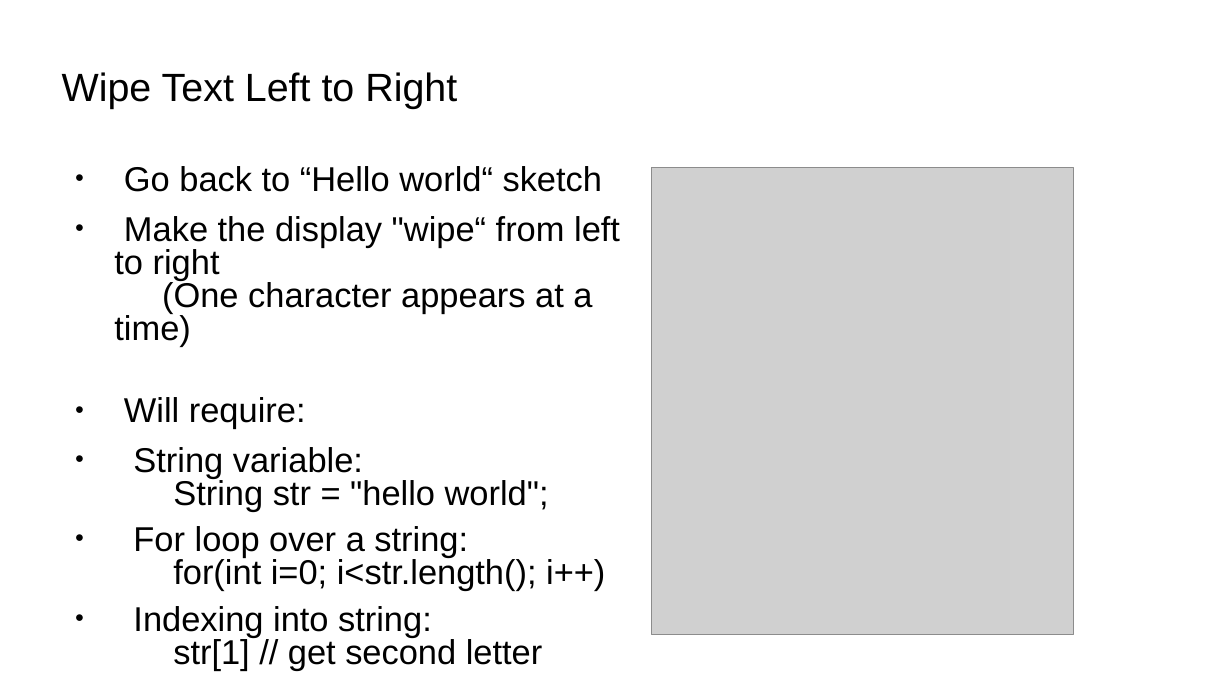
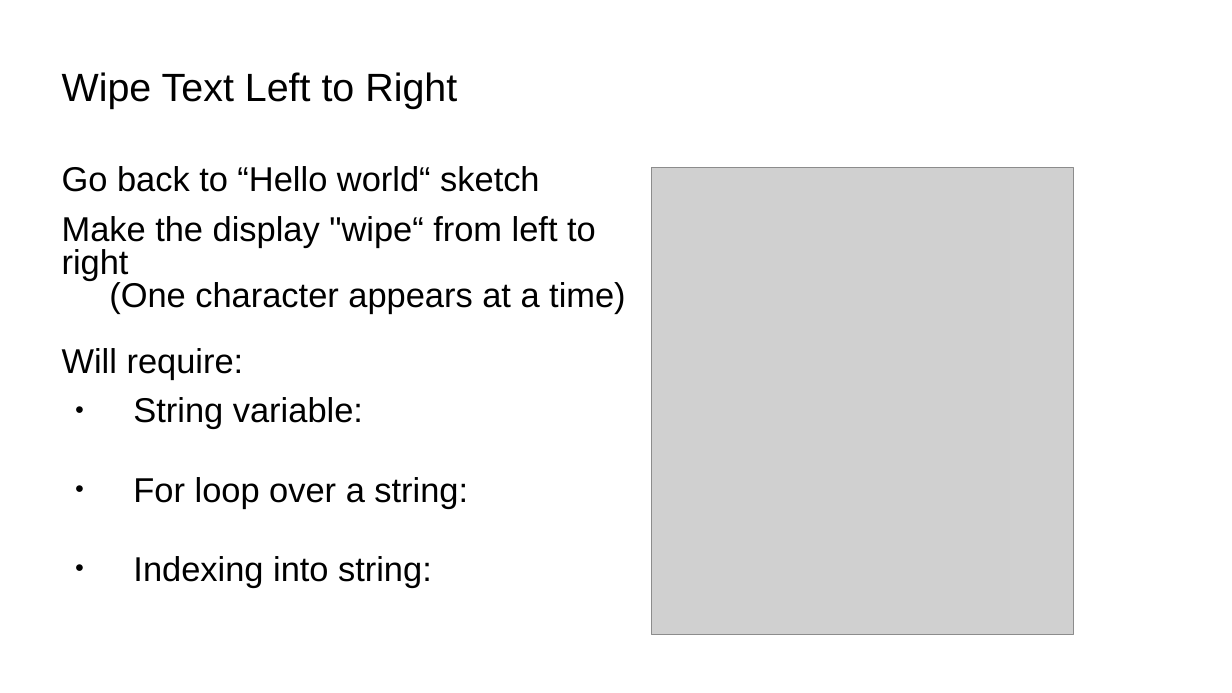
Before and after one commit to bradakelly/ArduinoDevelopmentWorkshop, a slide deck: slide 21 of CourseSlideshow.odp. Drawn at 1232x693 pixels with LibreOffice and Linux fonts; fonts in the diff are those of the drawing; grey boxes stand for pictures; background and template pictures are left out. Boxes give left, top, right and bottom in pixels: in the first picture for what was removed or moved away, otherwise in the second. Text is boxed around its words. In the diff, an @@ line names an element or a change of style, - is before the commit and + after.

Commit message:
Formatted code sections for coloring

```diff
--- a/CourseSlideshow.odp
+++ b/CourseSlideshow.odp
@@ text at (x1=62, y1=166, x2=539, y2=192): bullet ● to none @@
@@ text at (x1=62, y1=216, x2=625, y2=587): text changed @@
-● Make the display "wipe“ from left to right
-  (One character appears at a time)
-● Will require:
-● String variable:
-  String str = "hello world";
-● For loop over a string:
-  for(int i=0; i<str.length(); i++)
-● Indexing into string:
-  str[1] // get second letter
+Make the display "wipe“ from left to right
+(One character appears at a time)
+Will require:
+● String variable:
+● For loop over a string:
+● Indexing into string:
```
Also in this commit, not shown: 6 other slides changed.
